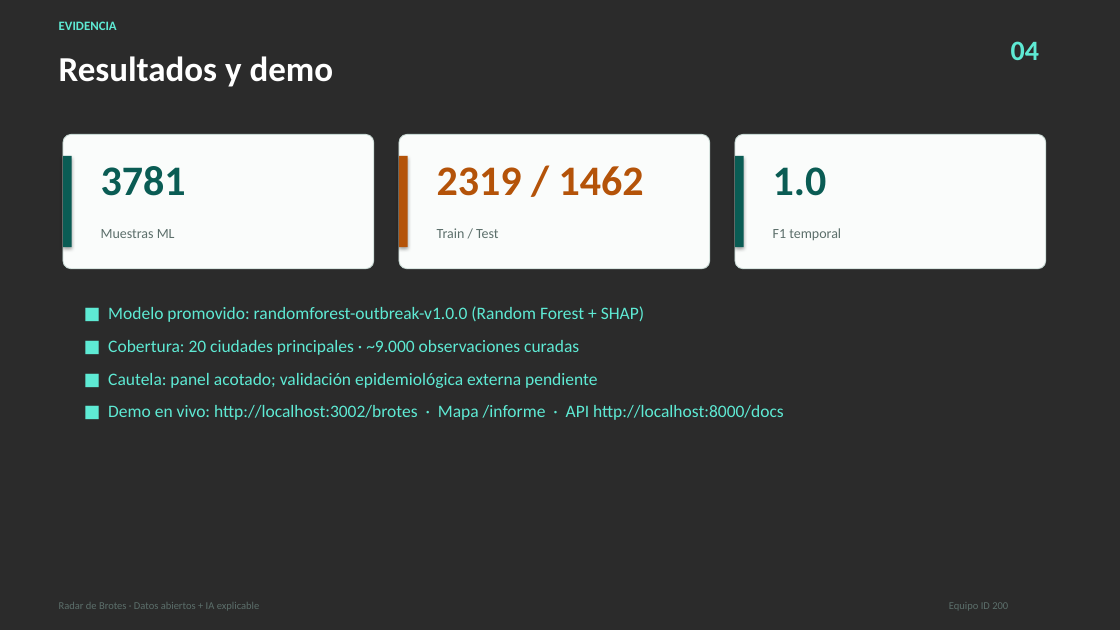
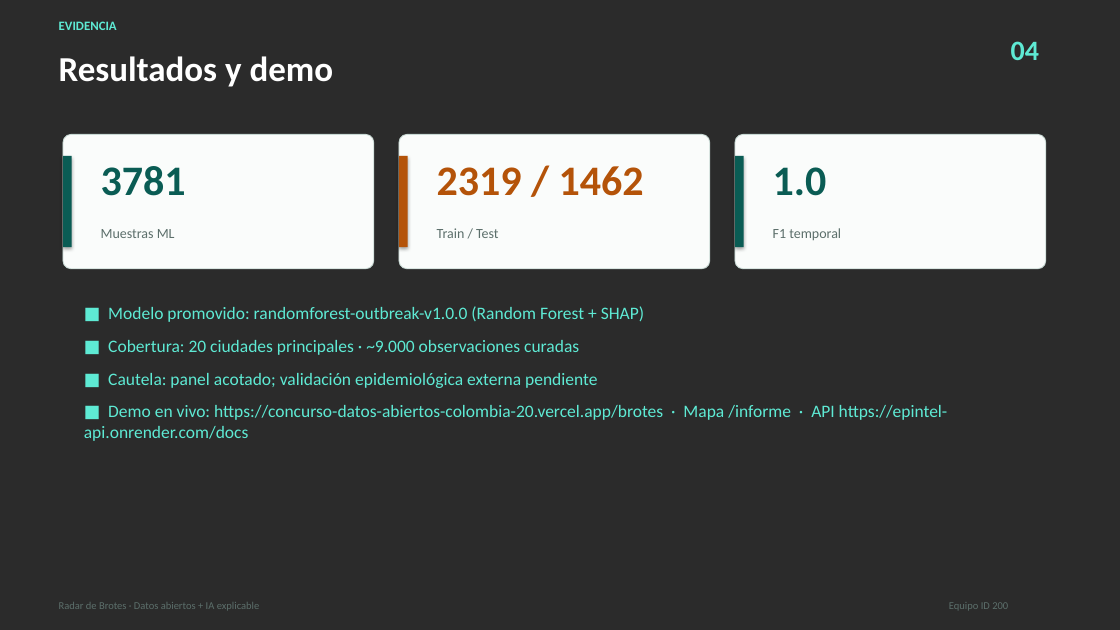
Before and after one commit to luisrapalino/concurso-datos-abiertos-colombia-2026, a slide deck: slide 5 of RECURSOS/Presentacion.pptx. Drawn at 1120x630 pixels with LibreOffice and Linux fonts; fonts in the diff are those of the drawing; background and template pictures are left out; a plain dark background stands for a picture behind light text. Boxes give left, top, right and bottom in pixels: in the first picture for what was removed or moved away, otherwise in the second. Text is boxed around its words. In the diff, an @@ line names an element or a change of style, - is before the commit and + after.

Commit message:
chore(concurso): regenerate presentation with live demo URLs
Rebuild PPTX, PDF and portada so delivery materials reference the
public Vercel and Render endpoints instead of localhost.

```diff
--- a/RECURSOS/Presentacion.pptx
+++ b/RECURSOS/Presentacion.pptx
@@ text at (84, 405, 948, 441): text changed @@
-■ Demo en vivo: http://localhost:3002/brotes · Mapa /informe · API http://localhost:8000/docs
+■ Demo en vivo: https://concurso-datos-abiertos-colombia-20.vercel.app/brotes · Mapa /informe · API https://epintel-api.onrender.com/docs
```
Also in this commit, not shown: 1 other file.
